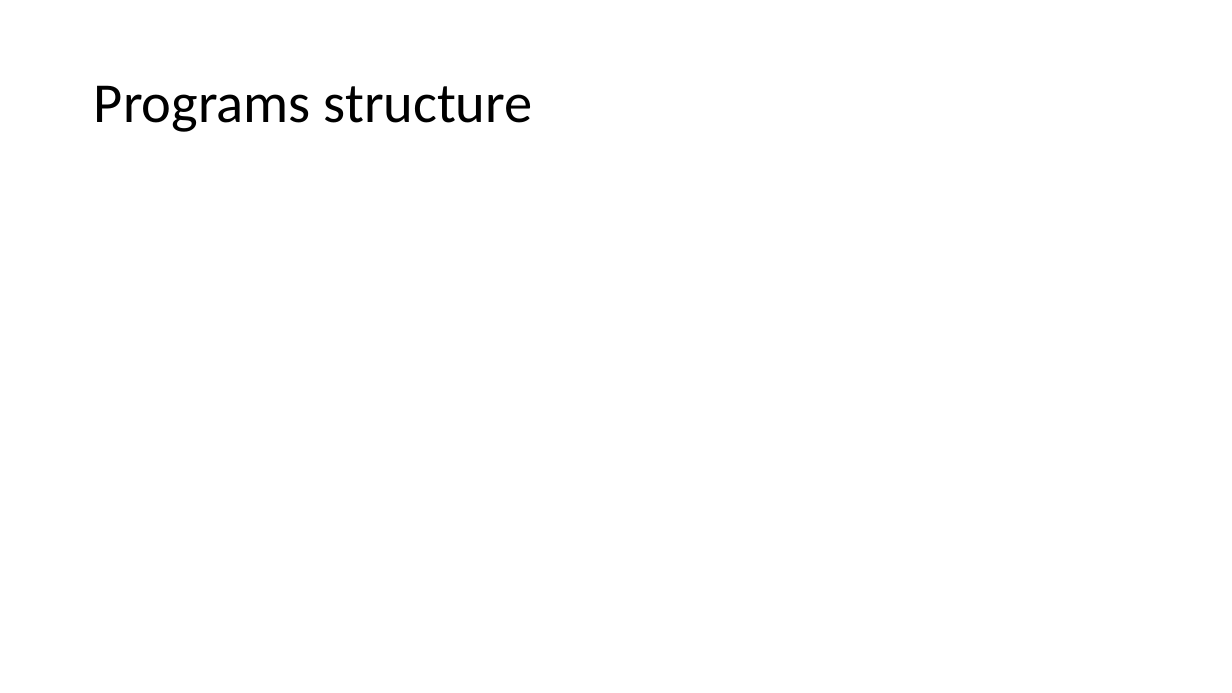
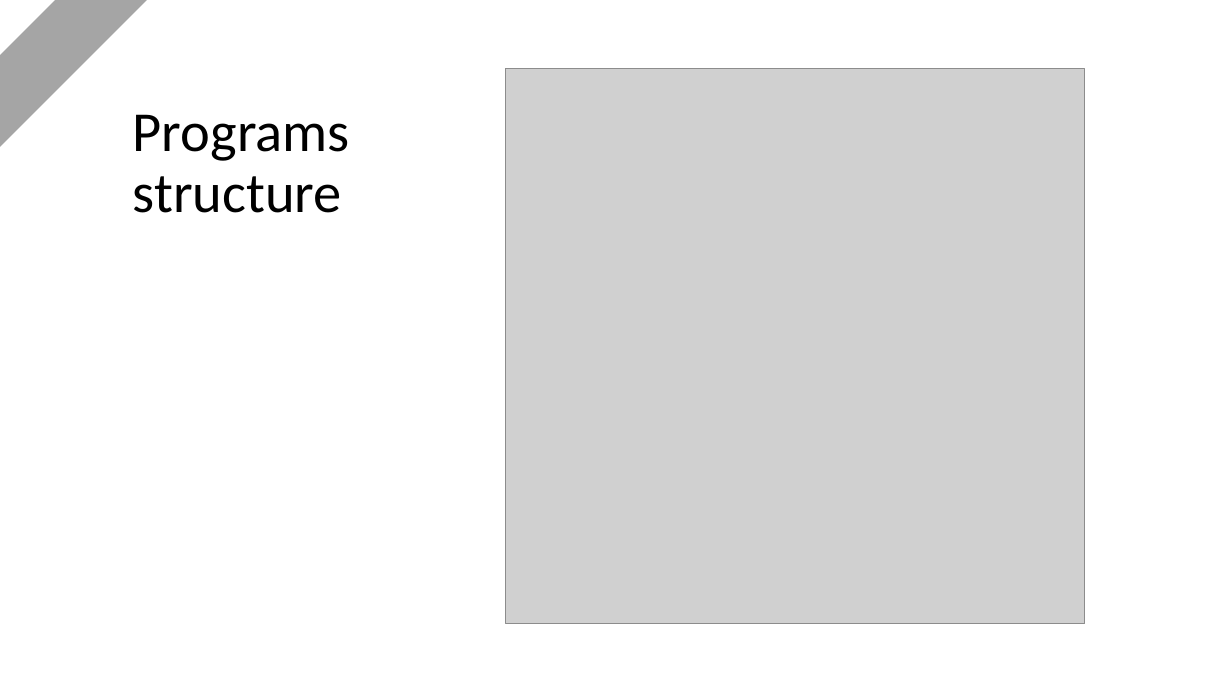
Before and after one commit to Intelix8996/cdm-project, a slide deck: slide 14 of docs/project.pptx (slide 12 before the commit). Drawn at 1232x693 pixels with LibreOffice and Linux fonts; fonts in the diff are those of the drawing; grey boxes stand for pictures. Boxes give left, top, right and bottom in pixels: in the first picture for what was removed or moved away, otherwise in the second. Text is boxed around its words. In the diff, an @@ line names an element or a change of style, - is before the commit and + after.

```diff
--- a/docs/project.pptx
+++ b/docs/project.pptx
@@ rectangle added at [0,0,155,156], fill #A5A5A5 @@
@@ picture added at [506,69,1086,625] @@
@@ title "Programs structure" rewrapped from [94,85,533,132] to [133,114,350,213] @@
```
Also in this commit, not shown: 13 other slides changed, 5 slides added, 4 slides removed.
